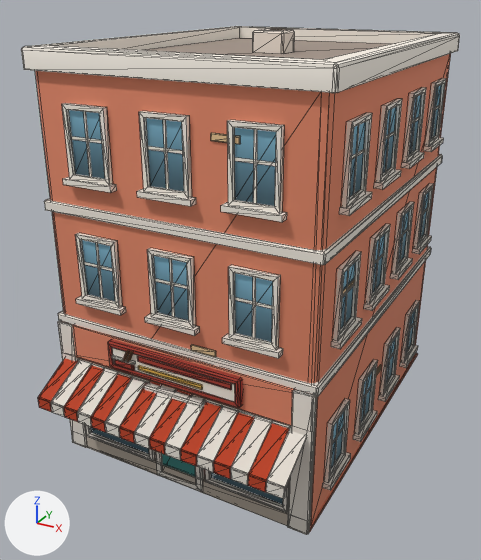
The glTF model newcity/art/kit/tremont_e3.glb, before and after one commit.
One viewpoint serves both versions: a 50 mm lens placed at (8.96, -17.98, 13.18), pointed at (-0.19, -1.34, 4.86). The lights are fixed; the arrows at lower left show +X, +Y and +Z. The picture after the commit comes second. Mesh edges are drawn as thin lines. Vertices at exactly the same position are counted once.

The first picture shows 'tremont_e3'.
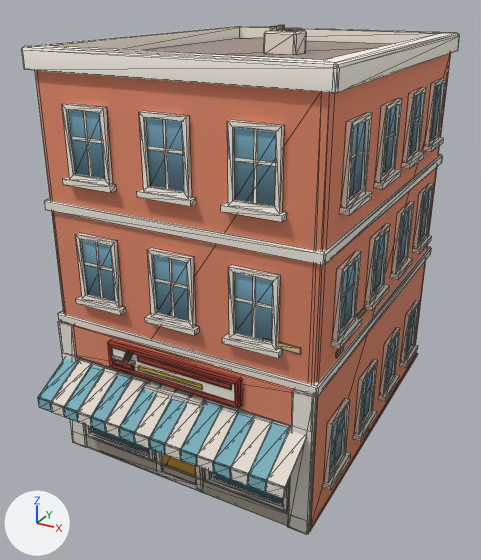
The change in detail:
me_tremont_e3 is used by ob_tremont_e3; location (0.0, 0.0, 0.0).
me_tremont_e3 had 1740 vertices, 2434 faces and spanned x -4.24..4.24, y -6.64..5.41, z 0.0..12.11.
me_tremont_e3 now has 1748 vertices, 2444 faces and spans x -4.24..4.24, y -6.64..5.41, z 0.0..12.19.
me_tremont_e3 part 1: the loose piece of 16 vertices spanning x 1.21..1.96, y -5.29..-5.25, z 10.05..10.22 is scaled about its middle by (1.34, 1, 1), then moved by (1.5, 0.0, -4.81).
me_tremont_e3 part 2: the loose piece of 16 vertices spanning x 4.0..4.04, y -0.26..0.24, z 2.04..2.21 is moved by (0.0, -3.73, 2.58).
me_tremont_e3 part 3: 36 vertices moved from x -0.49..0.51, y -0.14..0.66, z 11.47..12.11 to x -0.05..0.95, y -0.29..0.51, z 11.47..12.11; 8 vertices added at x 0.1..0.3, y -0.14..0.36, z 12.07..12.19.
me_tremont_e3 part 4: 32 vertices moved from x 0.5..3.18, y -5.29..-5.25, z 3.26..4.69 to x 1.74..3.31, y -5.29..-5.25, z 1.9..3.86.
me_tremont_e3 part 5: 16 vertices moved from x 4.0..4.04, y -4.05..-3.05, z 6.28..6.45 to x 4.0..4.04, y -2.63..-1.63, z 5.02..5.19.
me_tremont_e3 part 6: 208 kept faces spanning x -4.03..4.03, y -6.64..4.12, z 0.2..10.42 get new texture (UV) coordinates.
Other edits to the shape of me_tremont_e3 do not show in these pictures.

Changed parts and their boxes (x1, y1, x2, y2) in the pictures (481 x 560 px; the box of a moved part takes in the faces that stretch with it):
'tremont_e3', reshaped: before (21, 26, 460, 535); after (21, 25, 460, 535)
part 1 of me_tremont_e3, moved or reshaped: before (211, 133, 240, 144); after (263, 339, 301, 355)
part 2 of me_tremont_e3, moved or reshaped: before (376, 365, 381, 376); after (336, 345, 344, 358)
part 3 of me_tremont_e3, moved or reshaped: before (253, 28, 295, 54); after (264, 25, 307, 55)
part 4 of me_tremont_e3, moved or reshaped (not visible afterwards): before (191, 344, 216, 357)
part 5 of me_tremont_e3, moved or reshaped: before (343, 280, 354, 294); after (356, 307, 367, 318)
part 6 of me_tremont_e3, surface changed (red to cyan): (38, 358, 289, 492) in both
